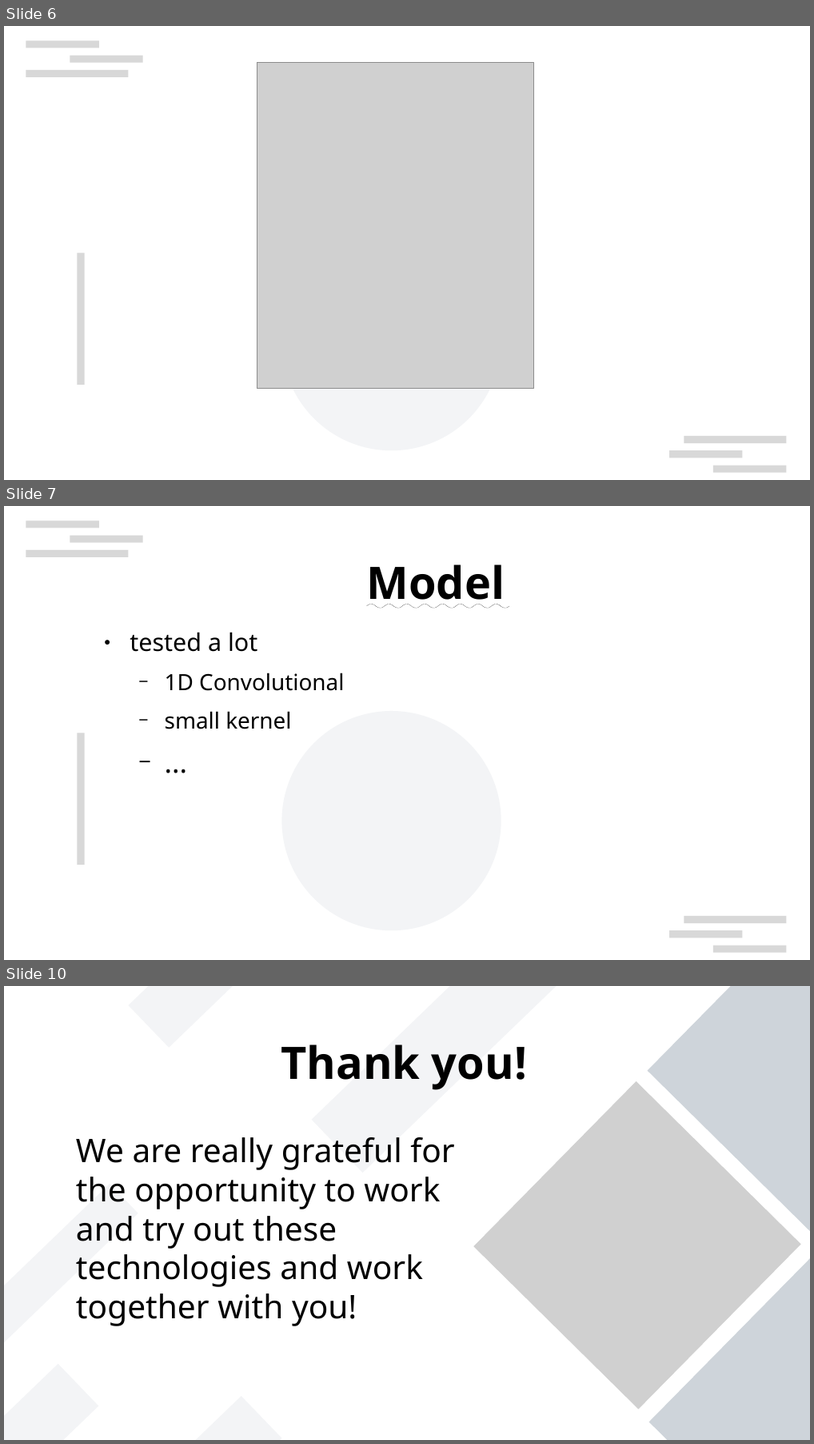
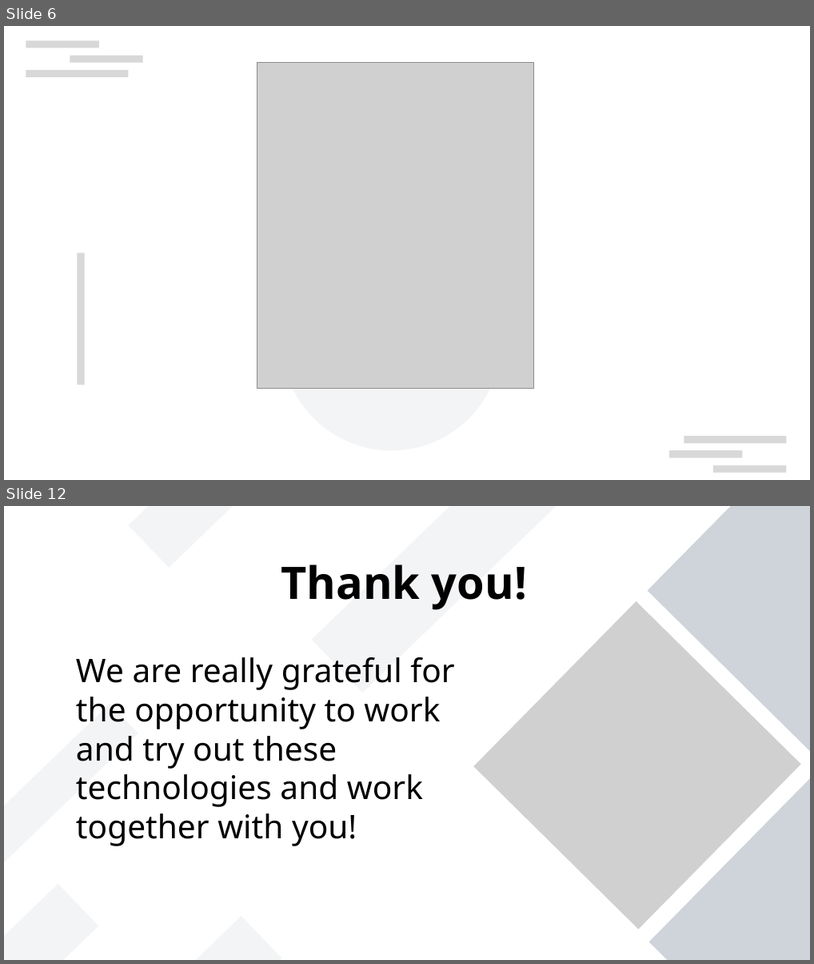
Before and after one commit to devLeitner/384.068-infineon, a slide deck: report/presentation.odp. Shown one above the other, each under a label of ours: slides 6, 7 and 10 before the commit, slides 6 and 12 after it; the slides between them are not shown. The pictures are 814x1444 and 814x964 pixels, drawn with LibreOffice and Linux fonts; fonts in the diff are those of the drawing; grey boxes stand for pictures; background and template pictures are left out. Boxes give left, top, right and bottom in pixels: in the first picture for what was removed or moved away, otherwise in the second. Text is boxed around its words. In the diff, an @@ line names an element or a change of style, - is before the commit and + after.

Commit message:
feat: update presentation with our new working c model :DD

```diff
--- a/report/presentation.odp
+++ b/report/presentation.odp
@@ slide 7 removed at (4, 506, 810, 960), background #FFFFFF; not listed: 8 template elements that a slide beside it also shows @@
@@ title removed at (367, 564, 506, 608) @@
-Model
@@ text removed at (130, 632, 344, 729) @@
-● tested a lot
-  − 1D Convolutional
-  − small kernel
-  − ...
@@ what was slide 10 is now slide 12 @@
```
Also in this commit, not shown: 2 slides changed, 5 slides added, 2 other slides removed, 1 other file.
